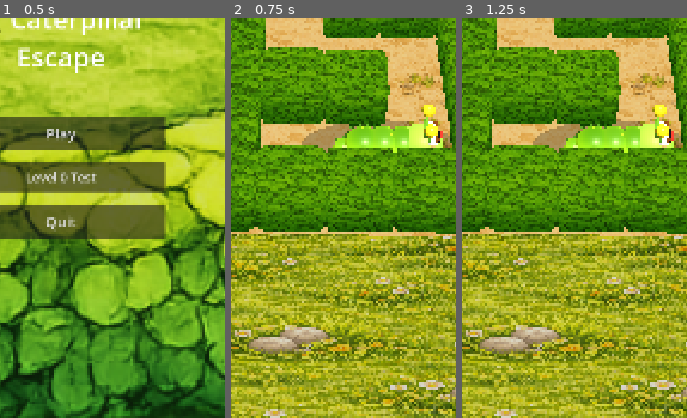
Above: before the commit, frames 1-3 (left to right).
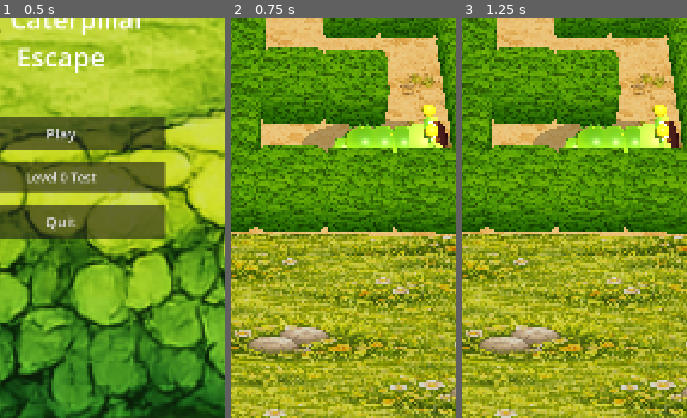
Above: after the commit, the same moments.

Repository: blago83/CaterpillarEscapeGame
Game: Godot game, scene res://scenes/MainMenu.tscn
Same seed, same stepped clock (60 frames per second), same inputs: the game is played once before the commit and once after it.
Inputs:
- Up to frame 1 (0.5 s): no input
- Up to frame 2 (0.75 s): click "Play" at 0.5 s
- Up to frame 3 (1.25 s): no input
The pictures show only the part of the screen within x 36-86%, y 37-87%; the shares and areas given below are measured in that part.

Frame 1 is identical in both runs. In frame 2, 0.3% of the frame differs, in the area x 87-97%, y 24-33%; in frame 3, 0.4%.

Commit message:
Reshape mouth into wide D-shape with pink tongue

Diff:
--- a/scripts/segment_3d.gd
+++ b/scripts/segment_3d.gd
@@ -450,88 +450,82 @@
 		_cheek_nodes.append(cheek)
 
 func _add_mouth(head_radius: float, parent: Node3D) -> void:
-	# Wide cheerful open smile — dark D-shape opening with a red tongue inside
-	# Built from: dark interior + matching-green mask for the upper lip + red tongue + dark smile-curve outline
-
+	# Wide D-shaped open smile (flat top, round bottom) with a pink tongue inside.
 	var mouth_pivot := Node3D.new()
-	mouth_pivot.position = Vector3(0.0, head_radius * -0.32, -head_radius * 0.84)
-	mouth_pivot.scale = Vector3(0.85, 0.85, 0.85)
+	mouth_pivot.position = Vector3(0.0, head_radius * -0.28, -head_radius * 0.84)
+	mouth_pivot.scale = Vector3(1.0, 1.0, 1.0)
 	parent.add_child(mouth_pivot)
 
-	# ── Dark mouth interior — wider and taller for an OPEN smile look ──
-	var mouth_mat := StandardMaterial3D.new()
-	mouth_mat.albedo_color = Color(0.05, 0.01, 0.01)
-	mouth_mat.specular = 0.0
-	mouth_mat.roughness = 1.0
-
-	var mouth := MeshInstance3D.new()
-	var mouth_s := SphereMesh.new()
-	mouth_s.radius = 0.10
-	mouth_s.height = 0.10
-	mouth_s.radial_segments = 28
-	mouth_s.rings = 14
-	mouth.mesh = mouth_s
-	mouth.material_override = mouth_mat
-	mouth.position = Vector3.ZERO
-	# Wider than tall + flat so the dark area sits clearly on the face
-	mouth.scale = Vector3(1.6, 1.1, 0.35)
-	mouth.cast_shadow = GeometryInstance3D.SHADOW_CASTING_SETTING_OFF
-	mouth_pivot.add_child(mouth)
-
-	# ── Green mask for top portion — leaves a wide "D" shaped opening ──
+	# Dark cavity: very wide flattened sphere -> looks like a wide round opening.
+	var cavity_mat := StandardMaterial3D.new()
+	cavity_mat.albedo_color = Color(0.18, 0.05, 0.05)
+	cavity_mat.specular = 0.05
+	cavity_mat.roughness = 0.92
+
+	var cavity := MeshInstance3D.new()
+	var cavity_s := SphereMesh.new()
+	cavity_s.radius = 0.13
+	cavity_s.height = 0.20
+	cavity_s.radial_segments = 32
+	cavity_s.rings = 16
+	cavity.mesh = cavity_s
+	cavity.material_override = cavity_mat
+	cavity.position = Vector3(0.0, -0.02, -0.03)
+	# Stretch wide horizontally, moderate vertically, shallow depth.
+	cavity.scale = Vector3(2.05, 1.25, 0.48)
+	cavity.cast_shadow = GeometryInstance3D.SHADOW_CASTING_SETTING_OFF
+	mouth_pivot.add_child(cavity)
+
+	# Flat top mask covers the upper half of the cavity to make a D shape.
 	var mask_mat := StandardMaterial3D.new()
-	mask_mat.albedo_color = Color(0.62, 0.85, 0.28)  # match head color
+	mask_mat.albedo_color = Color(0.66, 0.89, 0.27)
 	mask_mat.specular = 0.55
-	mask_mat.roughness = 0.45
-	mask_mat.rim_enabled = true
-	mask_mat.rim = 0.4
+	mask_mat.roughness = 0.34
 	var mask := MeshInstance3D.new()
-	var mask_s := SphereMesh.new()
-	mask_s.radius = 0.10
-	mask_s.height = 0.07
-	mask_s.radial_segments = 28
-	mask_s.rings = 14
+	var mask_s := BoxMesh.new()
+	# Wide enough to cover the full cavity width, tall enough to clip the top half.
+	mask_s.size = Vector3(0.62, 0.16, 0.10)
 	mask.mesh = mask_s
 	mask.material_override = mask_mat
-	# Positioned high so a wide horizontal opening remains below
-	mask.position = Vector3(0.0, 0.075, 0.008)
-	mask.scale = Vector3(1.65, 0.55, 0.42)
+	mask.position = Vector3(0.0, 0.082, 0.0)
 	mask.cast_shadow = GeometryInstance3D.SHADOW_CASTING_SETTING_OFF
 	mouth_pivot.add_child(mask)
 
-	# ── Red tongue — fills the bottom of the smile, slightly forward ──
+	# Pink tongue filling the lower half of the opening.
 	var tongue_mat := StandardMaterial3D.new()
-	tongue_mat.albedo_color = Color(0.85, 0.22, 0.18)
-	tongue_mat.specular = 0.45
-	tongue_mat.roughness = 0.4
+	tongue_mat.albedo_color = Color(0.95, 0.50, 0.50)
+	tongue_mat.specular = 0.65
+	tongue_mat.roughness = 0.30
+
 	var tongue := MeshInstance3D.new()
 	var tongue_s := SphereMesh.new()
-	tongue_s.radius = 0.075
-	tongue_s.height = 0.05
-	tongue_s.radial_segments = 18
-	tongue_s.rings = 10
+	tongue_s.radius = 0.10
+	tongue_s.height = 0.10
+	tongue_s.radial_segments = 24
+	tongue_s.rings = 12
 	tongue.mesh = tongue_s
 	tongue.material_override = tongue_mat
-	tongue.position = Vector3(0.0, -0.025, -0.015)
-	tongue.scale = Vector3(1.15, 0.85, 0.85)
+	# Wide and a bit flattened, sitting in the lower half, pushed forward so it pokes out.
+	tongue.position = Vector3(0.0, -0.045, 0.025)
+	tongue.scale = Vector3(1.55, 0.95, 1.10)
 	tongue.cast_shadow = GeometryInstance3D.SHADOW_CASTING_SETTING_OFF
 	mouth_pivot.add_child(tongue)
 
-	# ── Tongue highlight — wet shine on the tongue ──
-	var shine_mat := StandardMaterial3D.new()
-	shine_mat.albedo_color = Color(1.0, 0.85, 0.80, 0.7)
-	shine_mat.transparency = BaseMaterial3D.TRANSPARENCY_ALPHA
-	shine_mat.specular = 1.0
-	shine_mat.roughness = 0.1
-	var shine := MeshInstance3D.new()
-	var shine_s := SphereMesh.new()
-	shine_s.radius = 0.025
-	shine_s.height = 0.015
-	shine.mesh = shine_s
-	shine.material_override = shine_mat
-	shine.position = Vector3(-0.015, 0.012, -0.025)
-	shine.cast_shadow = GeometryInstance3D.SHADOW_CASTING_SETTING_OFF
-	tongue.add_child(shine)
+	# Subtle highlight on the tongue.
+	var tongue_shine_mat := StandardMaterial3D.new()
+	tongue_shine_mat.albedo_color = Color(1.0, 0.92, 0.90, 0.55)
+	tongue_shine_mat.transparency = BaseMaterial3D.TRANSPARENCY_ALPHA
+	tongue_shine_mat.specular = 1.0
+	tongue_shine_mat.roughness = 0.08
+	var tongue_shine := MeshInstance3D.new()
+	var tongue_shine_s := SphereMesh.new()
+	tongue_shine_s.radius = 0.028
+	tongue_shine_s.height = 0.014
+	tongue_shine.mesh = tongue_shine_s
+	tongue_shine.material_override = tongue_shine_mat
+	tongue_shine.position = Vector3(0.025, 0.020, -0.012)
+	tongue_shine.cast_shadow = GeometryInstance3D.SHADOW_CASTING_SETTING_OFF
+	tongue.add_child(tongue_shine)
 
 	_mouth_node = mouth_pivot
 	_mouth_base_scale = mouth_pivot.scale
